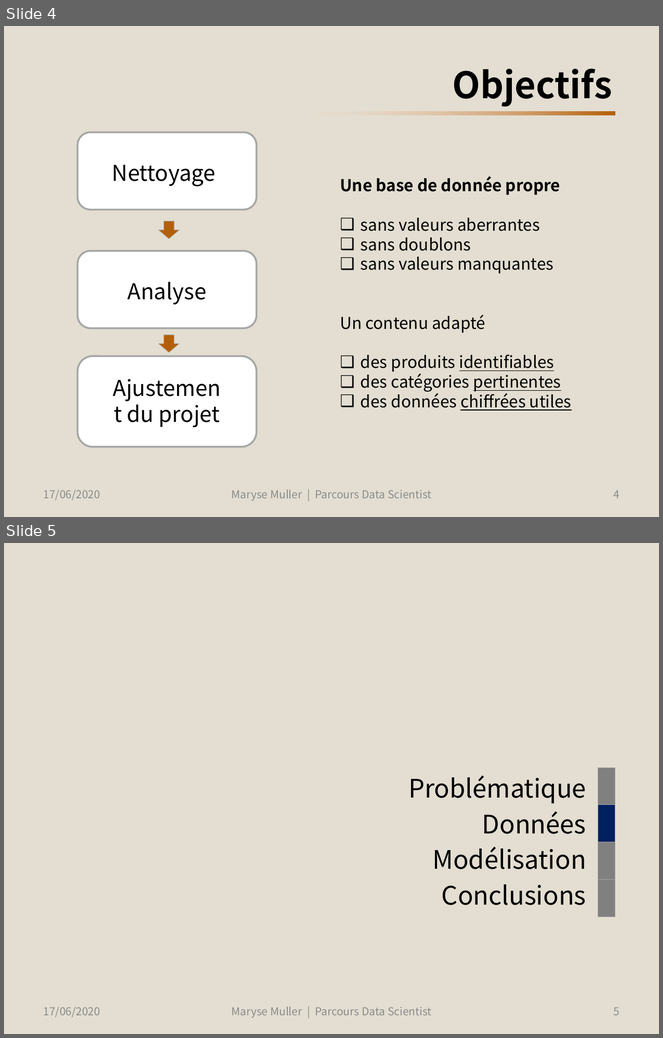
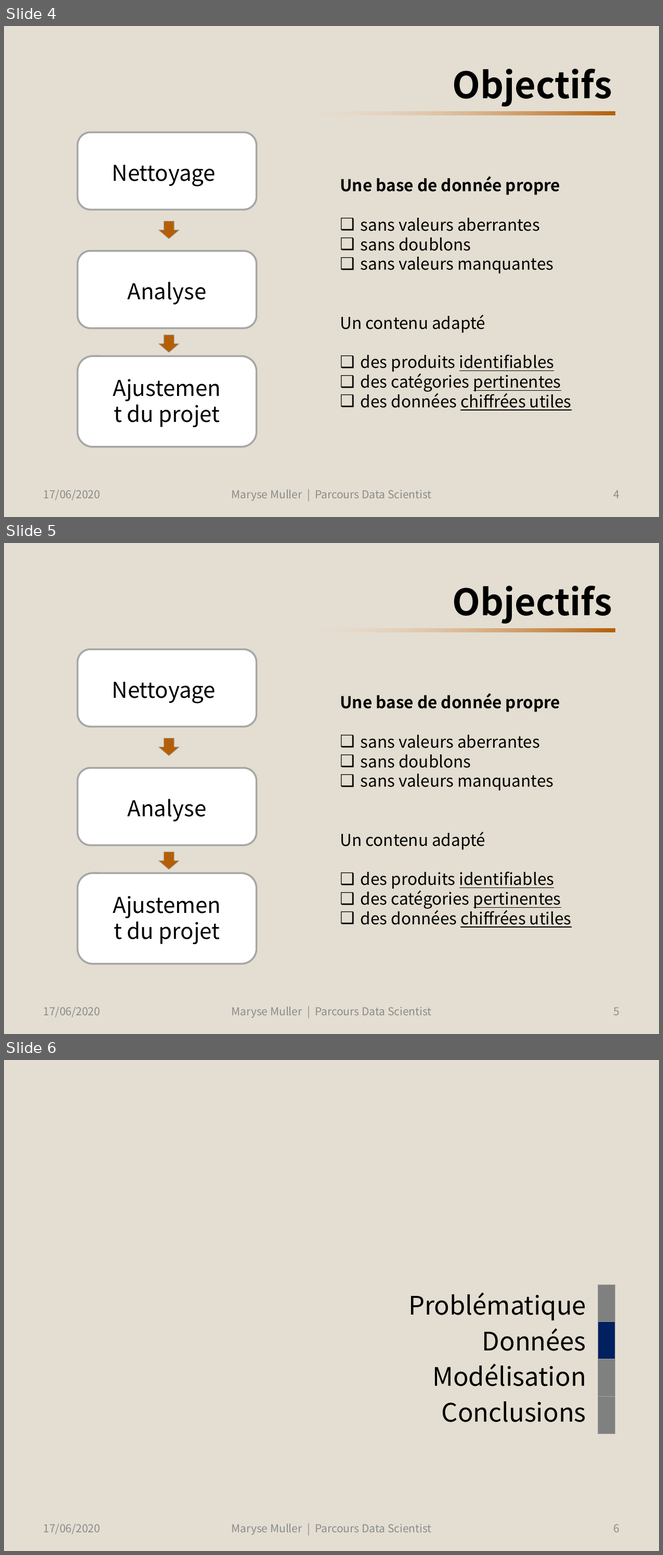
Before and after one commit to SmellyArmure/OC_DS_Project4, a slide deck: PRESENTATION/Projet4.pptx. Shown one above the other, each under a label of ours: slides 4 and 5 before the commit, slides 4, 5 and 6 after it. The pictures are 663x1038 and 663x1555 pixels, drawn with LibreOffice and Linux fonts; fonts in the diff are those of the drawing. Boxes give left, top, right and bottom in pixels: in the first picture for what was removed or moved away, otherwise in the second. Text is boxed around its words. In the diff, an @@ line names an element or a change of style, - is before the commit and + after.

```diff
--- a/PRESENTATION/Projet4.pptx
+++ b/PRESENTATION/Projet4.pptx
@@ slide 5 added at [4,543,659,1034], background #E3DED1 @@
@@ title added at [452,586,612,624], 40 pt, text #000000, bold @@
+Objectifs
@@ rectangle added at [278,629,616,632], fill gradient #B45F07 to #FFE7E0 @@
@@ rounded rectangle added at [77,649,256,727], fill #FFFFFF, outline #A6A6A6 2 pt @@
@@ text added at [112,682,216,704], 24 pt, text #000000 @@
+Nettoyage
@@ text added at [340,693,572,928], 18 pt, text #000000 @@
+Une base de donnée propre
+❑ sans valeurs aberrantes
+❑ sans doublons
+❑ sans valeurs manquantes
+Un contenu adapté
+❑ des produits identifiables
+❑ des catégories pertinentes
+❑ des données chiffrées utiles
@@ down arrow added at [158,738,179,756], fill #B45F07, outline #A6A6A6 0.5 pt @@
@@ rounded rectangle added at [77,768,256,846], fill #FFFFFF, outline #A6A6A6 2 pt @@
@@ text added at [128,799,207,822], 24 pt, text #000000 @@
+Analyse
@@ down arrow added at [158,852,179,870], fill #B45F07, outline #A6A6A6 0.5 pt @@
@@ rounded rectangle added at [77,873,256,964], fill #FFFFFF, outline #A6A6A6 2 pt @@
@@ text added at [127,917,220,944], 24 pt, text #000000 @@
+Ajustement du projet
@@ text added at [44,1007,101,1018], 12 pt, text #8C8C8C @@
+17/06/2020
@@ text added at [232,1007,431,1018], 12 pt, text #8C8C8C @@
+Maryse Muller | Parcours Data Scientist
@@ page number added at [614,1008,620,1016], 12 pt, text #8C8C8C @@
+5
@@ what was slide 5 is now slide 6 @@
@@ page number at [614,1524,620,1533]: text changed @@
-5
+6
```
Also in this commit, not shown: 2 slides changed, 11 other files.
